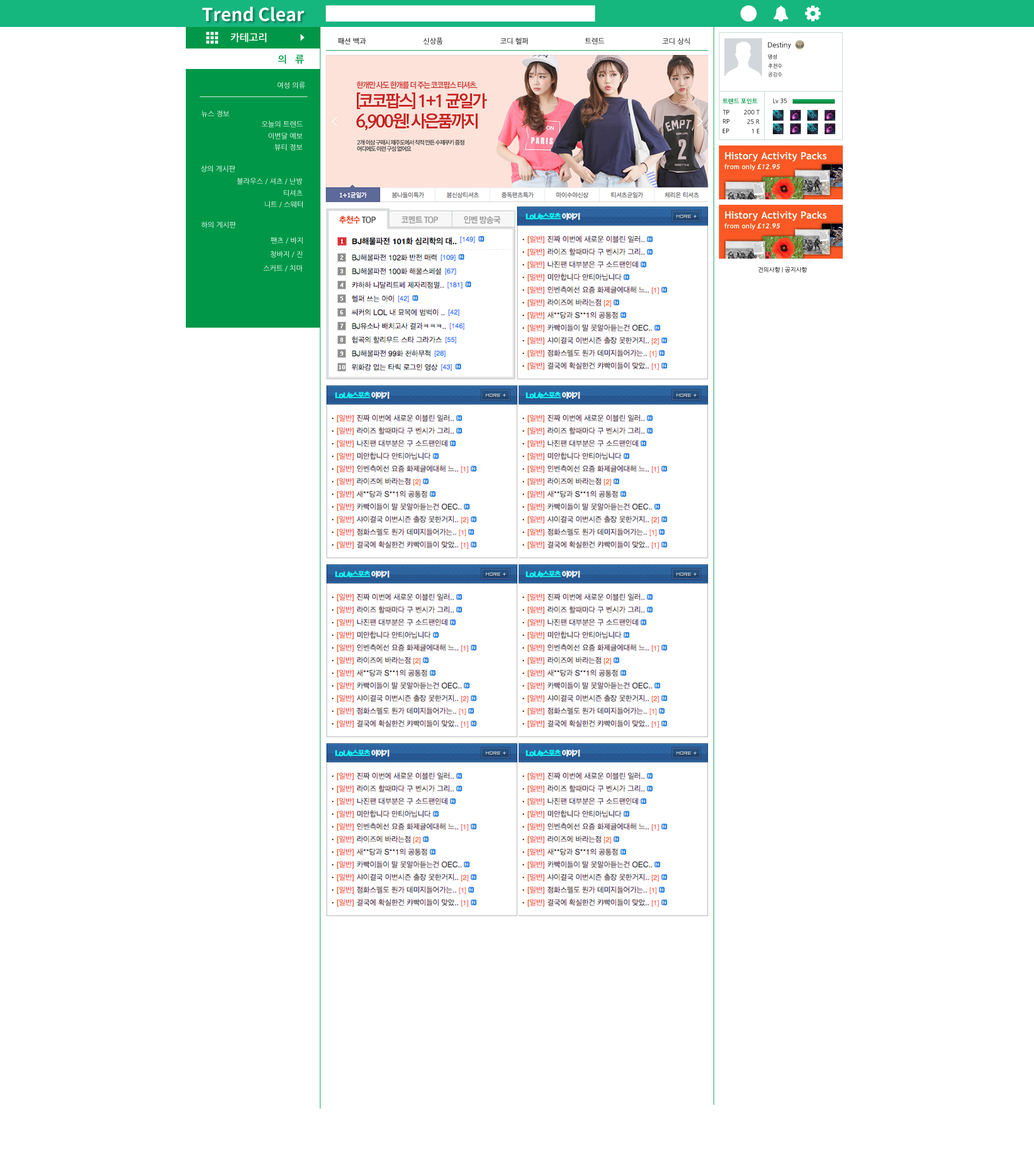
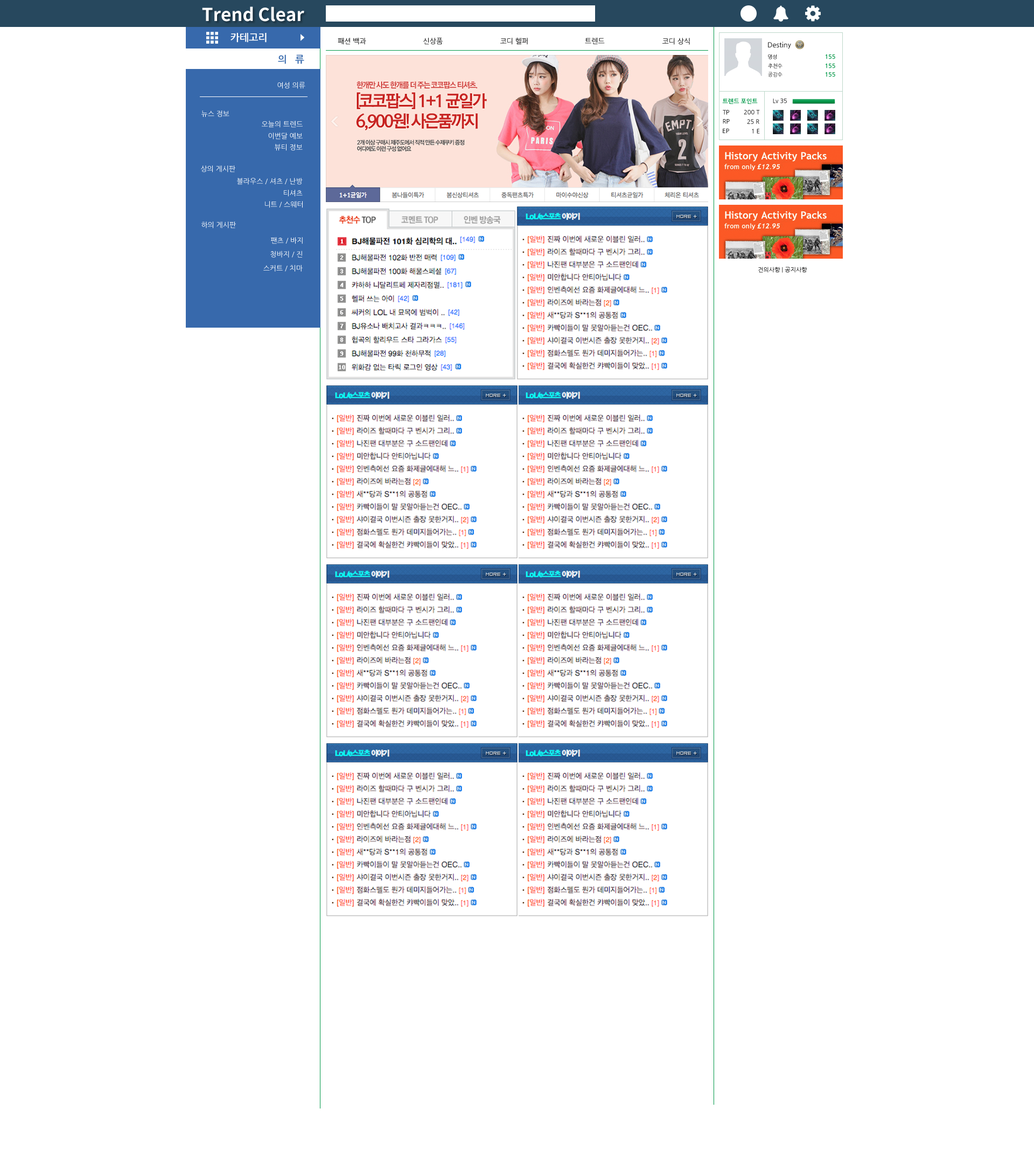
Layered file, before and after one edit (w=1034, h=1164). Changes by layer:
painted on "카테고리 레이아웃" over [0, 0, 1034, 328]
